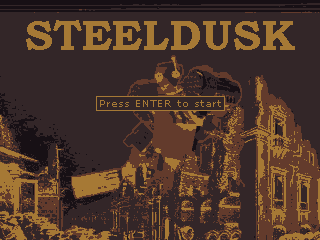
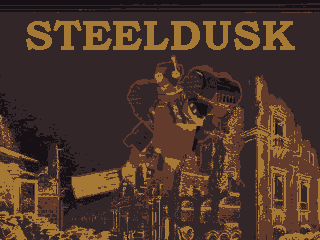
Before/after of a 320 × 240 layered artwork. What changed in the layer stack:
hid "Press ENTER to ..." over left=100, top=100, right=221, bottom=107
hid "Begin Game" over left=96, top=96, right=225, bottom=111
showed "middle" over left=96, top=96, right=225, bottom=111
hid "restart" over left=96, top=96, right=225, bottom=111